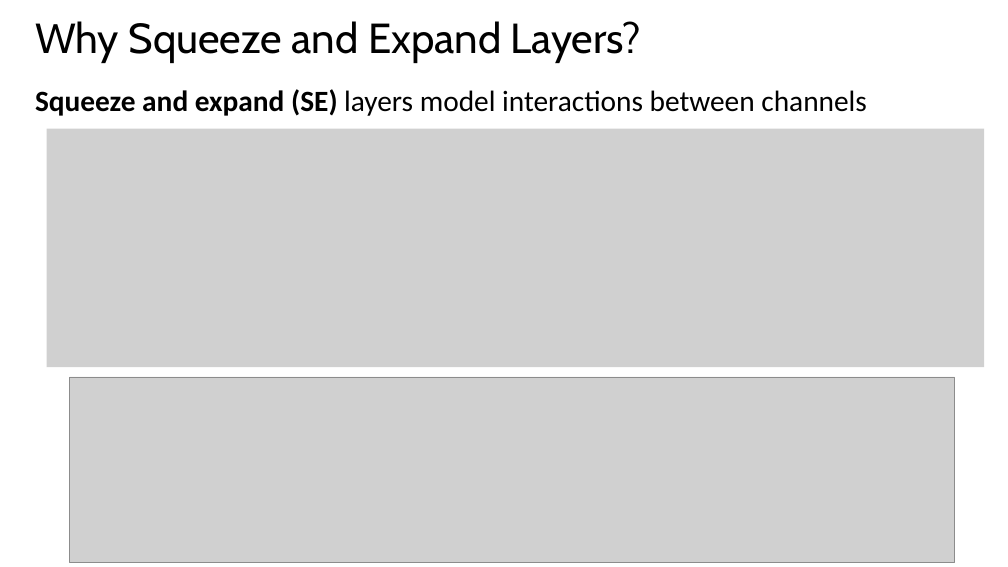
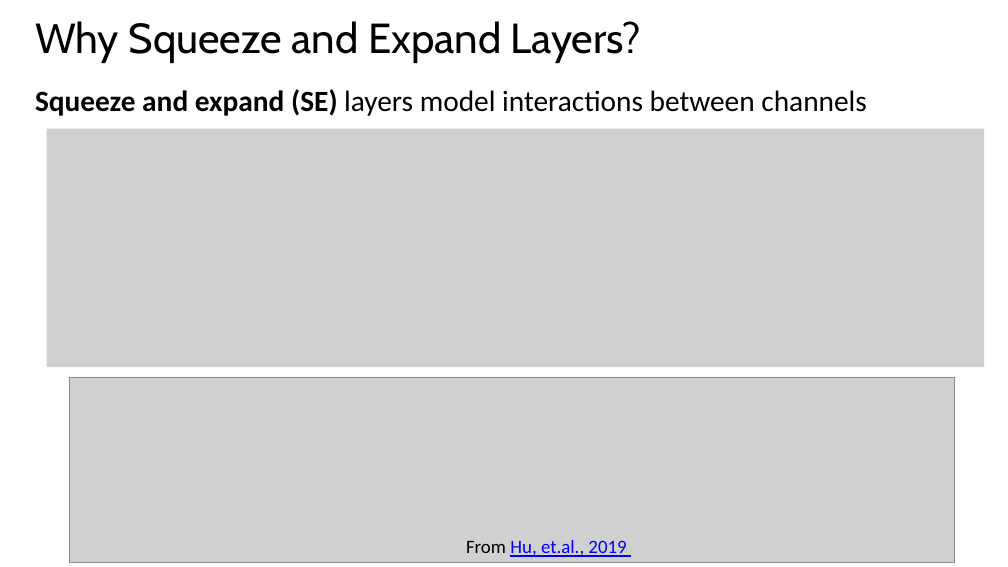
Before and after one commit to StephenElston/CSCI-E25, a slide deck: slide 58 of Slides/6_ConvolutionalNNs.pptx. Drawn at 1008x567 pixels with LibreOffice and Linux fonts; fonts in the diff are those of the drawing; grey boxes stand for pictures. Boxes give left, top, right and bottom in pixels: in the first picture for what was removed or moved away, otherwise in the second. Text is boxed around its words. In the diff, an @@ line names an element or a change of style, - is before the commit and + after.

```diff
--- a/Slides/6_ConvolutionalNNs.pptx
+++ b/Slides/6_ConvolutionalNNs.pptx
@@ text added at [466,540,626,557], 18 pt, text #0000FF, underline @@
+From Hu, et.al., 2019
```
Also in this commit, not shown: 9 other slides changed, 2 slides added.
